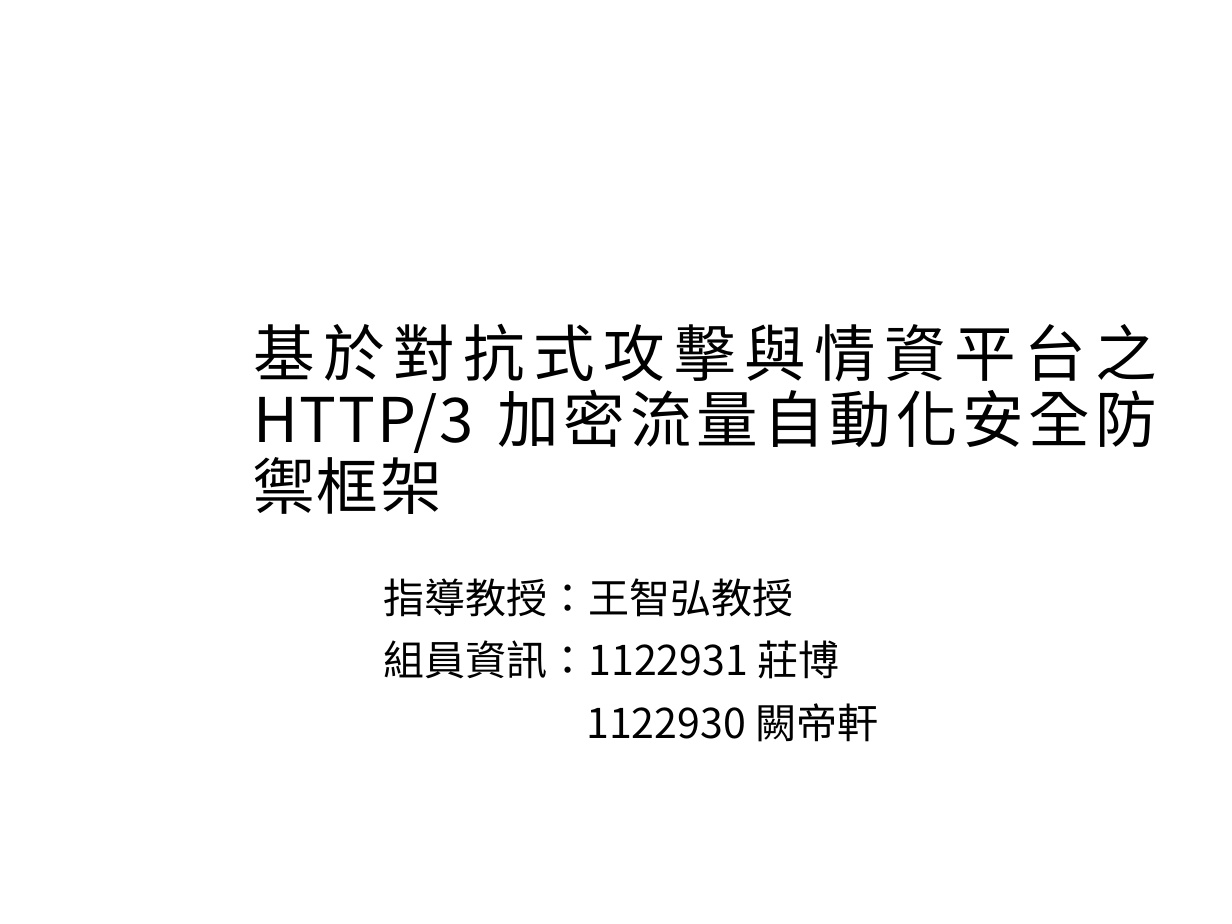
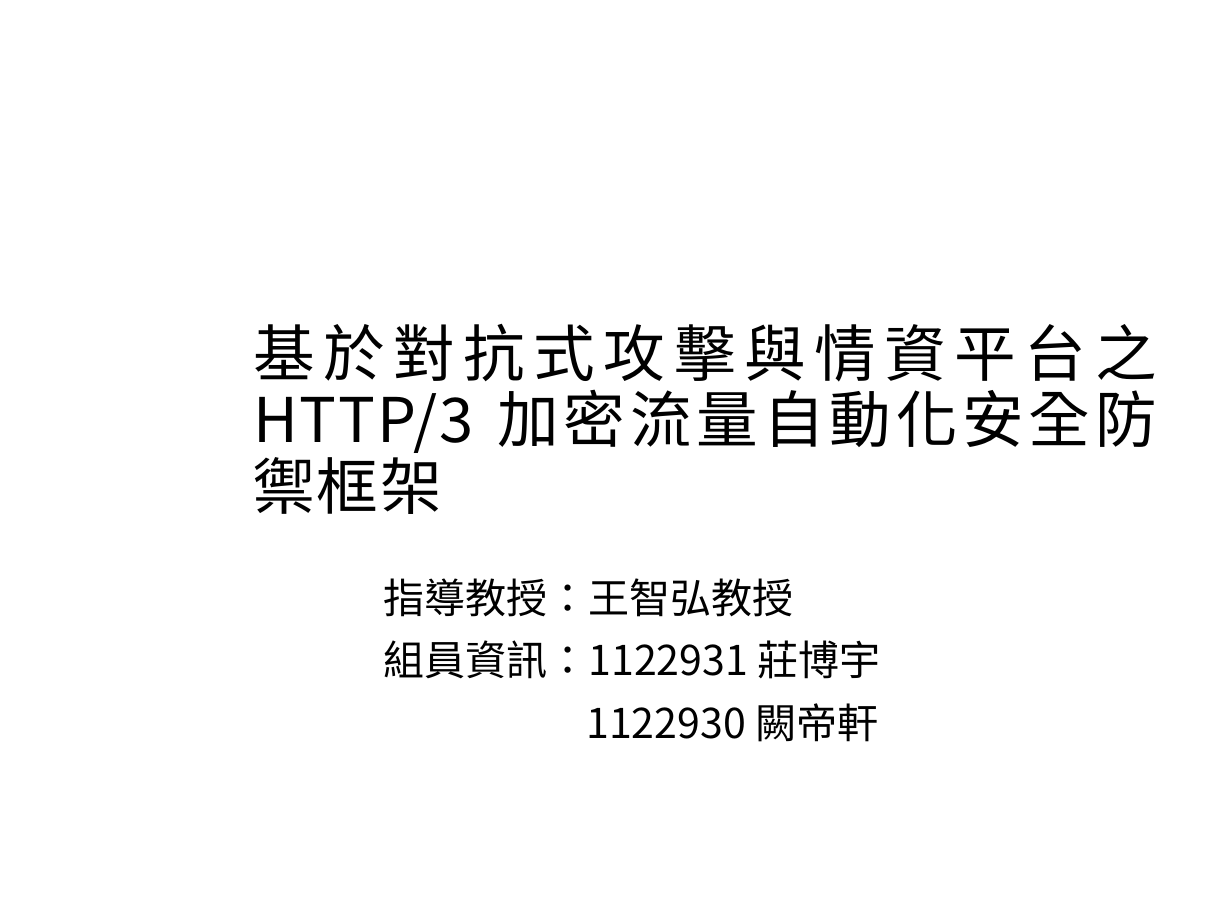
Before and after one commit to alanchuang111/graduation_project, a slide deck: slide 1 of 報告/114下期中報告.pptx. Drawn at 1232x924 pixels with LibreOffice and Linux fonts; fonts in the diff are those of the drawing; background and template pictures are left out. Boxes give left, top, right and bottom in pixels: in the first picture for what was removed or moved away, otherwise in the second. Text is boxed around its words. In the diff, an @@ line names an element or a change of style, - is before the commit and + after.

```diff
--- a/報告/114下期中報告.pptx
+++ b/報告/114下期中報告.pptx
@@ text at (383, 640, 880, 679): text changed @@
-組員資訊：1122931 莊博
+組員資訊：1122931 莊博宇
```
Also in this commit, not shown: 8 other slides changed, 3 slides added, 1 slide removed, 11 other files.
